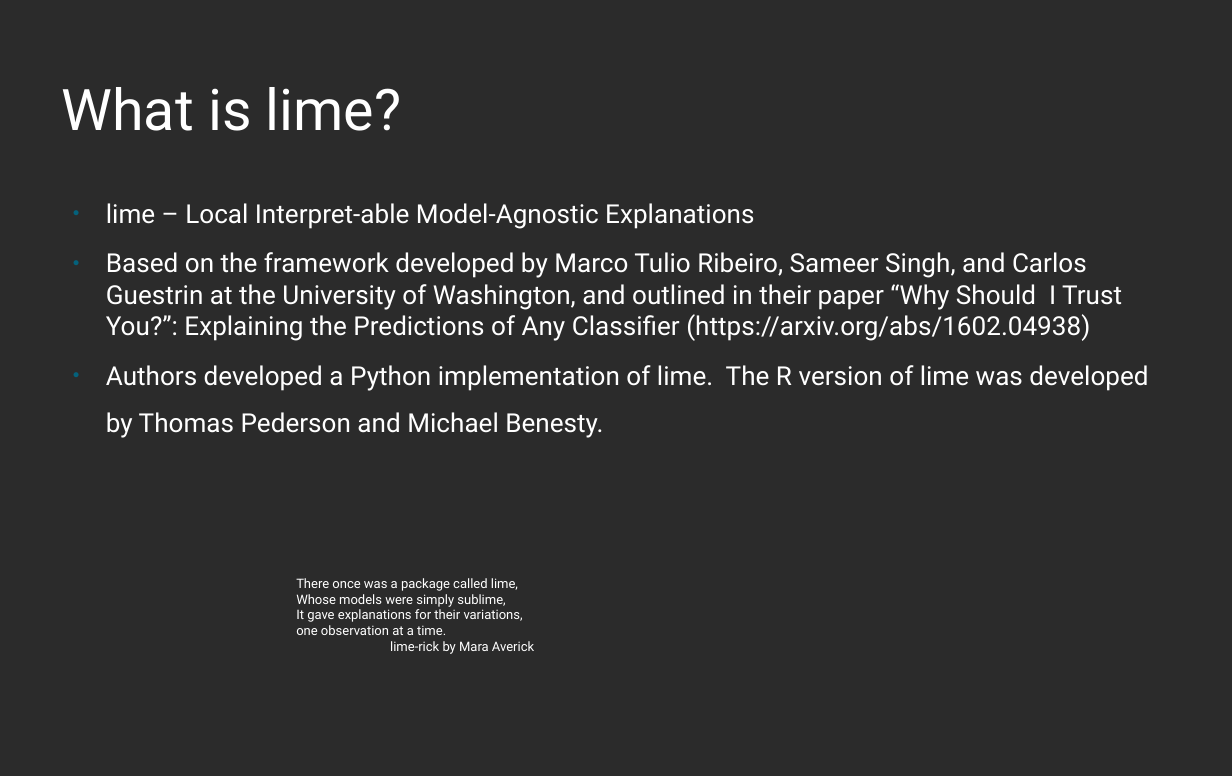
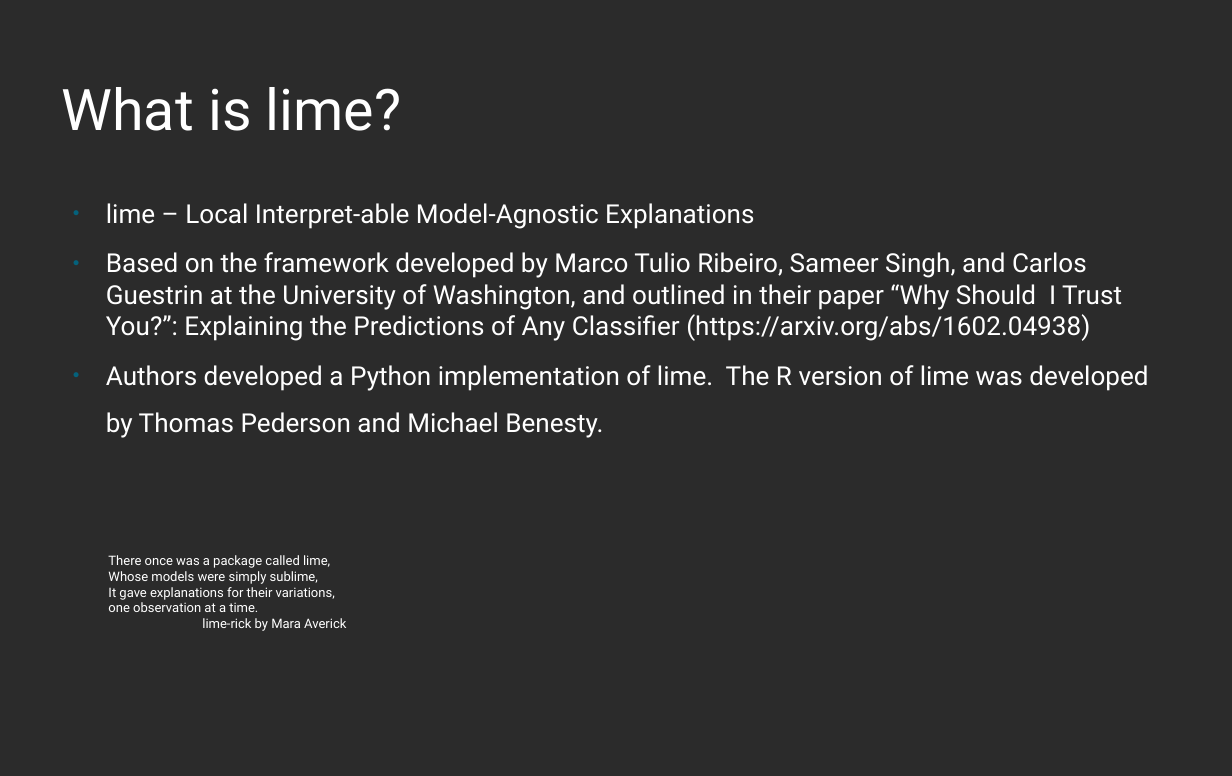
Before and after one commit to mattdube/stl-rug_lime, a slide deck: slide 5 of Slides/stl-rug_lime_01092019.odp. Drawn at 1232x776 pixels with LibreOffice and Linux fonts; fonts in the diff are those of the drawing; background and template pictures are left out; a plain dark background stands for a picture behind light text. Boxes give left, top, right and bottom in pixels: in the first picture for what was removed or moved away, otherwise in the second. Text is boxed around its words. In the diff, an @@ line names an element or a change of style, - is before the commit and + after.

```diff
--- a/Slides/stl-rug_lime_01092019.odp
+++ b/Slides/stl-rug_lime_01092019.odp
@@ text "There once was a package ...": place and size @@
-text "There once was a package ..." at [296,578,534,654]
+text "There once was a package ..." at [108,555,346,631]
```
Also in this commit, not shown: 3 other slides changed.
